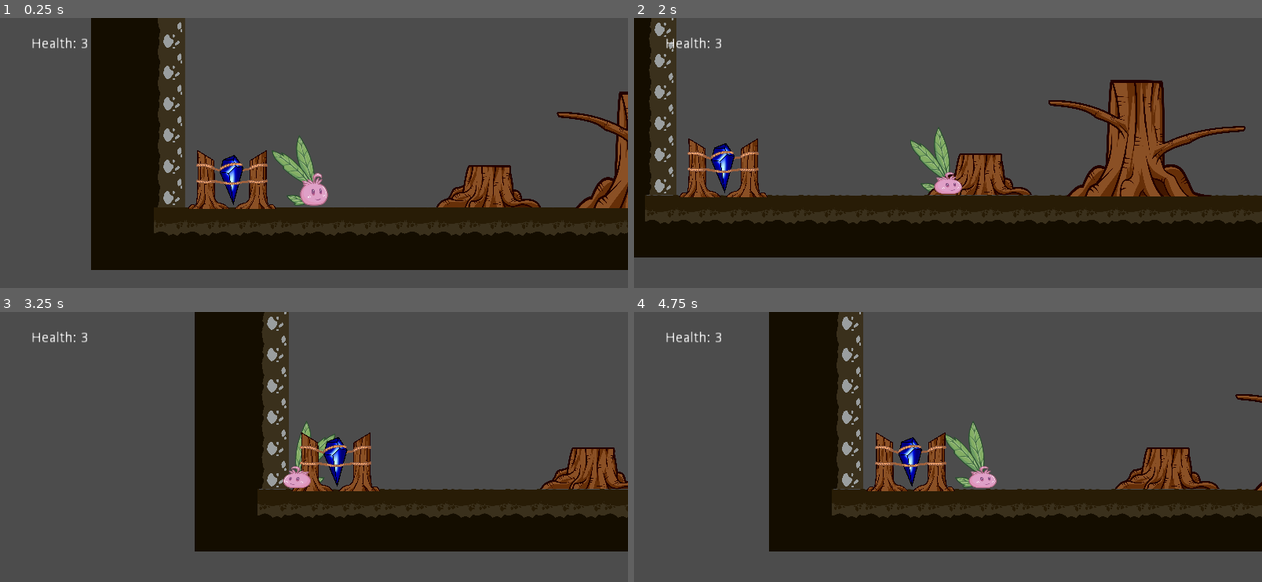
Above: before the commit, frames 1-4 (two rows, left to right).
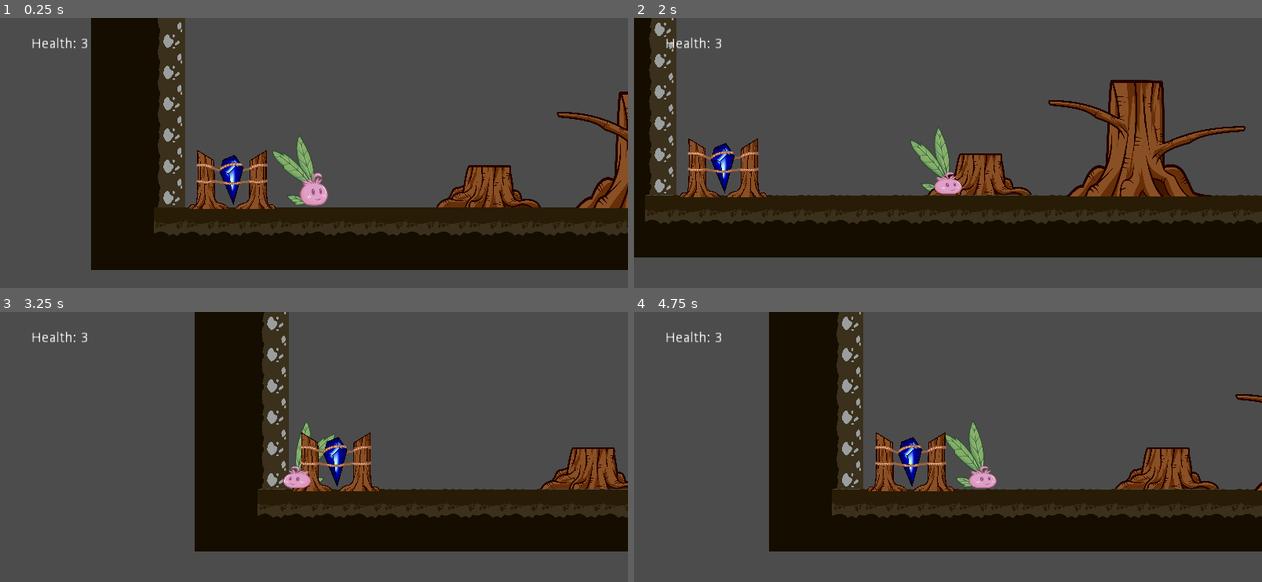
Above: after the commit, the same moments.

Repository: DamianKoch1/OnionsAdventure
Game: Godot game, scene res://Levels/Level 1.tscn
Two runs of this game, one before a commit and one after it. Both use one fixed random seed, a clock stepped at 60 frames per second and the inputs below. This scene is started directly instead of the project's main scene. The engine's default icon, where the game draws it, is replaced by a stand-in: a white triangle on a blue panel in a dark square.
Inputs:
- Up to frame 1 (0.25 s): no input
- Up to frame 2 (2 s): hold Right (ui_right) from 0.53 s (still down); tap Space (jump) at 0.6, 0.77, 1.07, 1.52, 1.55, 1.82 s; tap E (push) at 1.35 s
- Up to frame 3 (3.25 s): release Right (ui_right) at 2.03 s; hold Left (ui_left) from 2.03 s (still down); tap Space (jump) at 2.1, 3.02, 3.05 s; tap E (push) at 2.85 s
- Up to frame 4 (4.75 s): tap Space (jump) at 3.32, 3.6, 3.77, 4.07, 4.52, 4.55 s; release Left (ui_left) at 4.28 s; hold Right (ui_right) from 4.28 s (still down); tap E (push) at 4.35 s

The runs differ from the first frame. In frame 1, 0.1% of the frame differs, in the area x 43-100%, y 43-70%; in frame 2, 0.1%; in frame 3, less than 0.1%; in frame 4, 0.1%.

Commit message:
rope/player rotation adjustments

Diff:
--- a/Objects/Rope/Rope.gd
+++ b/Objects/Rope/Rope.gd
@@ -3,6 +3,7 @@
 export var swingDegrees = 30
 export var swingSpeed = 0.03
 onready var swingAmount = 0
+var player
 
 func _physics_process(delta):
 	swingAmount += swingSpeed
@@ -12,11 +13,11 @@
 
 func _on_Area2D_body_entered(body):
 	if body.name == "Onion":
-		body.state = body.climb
+		player = body
+		body.setState(body.climb)
 		body.rope = self
-
 
 func _on_Area2D_body_exited(body):
 	if body.name == "Onion":
-		body.state = body.jump
-		body.bounce(min(abs(rotation_degrees)*20, 700))
+		player.setState(player.jump)
+		player.bounce(min(abs(rotation_degrees)*20, 600))
--- a/Objects/Rope/Rope.tscn
+++ b/Objects/Rope/Rope.tscn
@@ -35,8 +35,8 @@
 
 [node name="CollisionShape2D" type="CollisionShape2D" parent="Area2D" index="0"]
 
-position = Vector2( 0, 14.8638 )
-scale = Vector2( 1, 2.34235 )
+position = Vector2( 0, 15 )
+scale = Vector2( 1, 2.31368 )
 shape = SubResource( 1 )
 
 [connection signal="body_entered" from="Area2D" to="." method="_on_Area2D_body_entered"]
--- a/Player/Player.gd
+++ b/Player/Player.gd
@@ -16,6 +16,7 @@
 export var climbSpeed = 200
 
 var rope
+var ropeAttachCD = 0
 
 export var health = 3 setget setHealth, getHealth
 
@@ -45,14 +46,14 @@
 		run:
 			newAnim = "Onion_Walk"
 		jump:
-			rotation_degrees = 0
-			global_scale.x = 0.5
-			global_scale.y = 0.5
+			#rotation_degrees = 0
+			#global_scale.x = 0.5
+			#global_scale.y = 0.5
 			newAnim = "Onion_JumpUp"
 		fall:
-			rotation_degrees = 0
-			global_scale.x = 0.5
-			global_scale.y = 0.5
+			#rotation_degrees = 0
+			#global_scale.x = 0.5
+			#global_scale.y = 0.5
 			newAnim = "Onion_JumpDown"
 		climb:
 			#cimb anim?
@@ -74,6 +75,7 @@
 		if state != climb:
 			rayUpdate()
 			motion.y += gravity
+			rotation_degrees = lerp(rotation_degrees, 0, delta*3)
 		elif state == climb:
 			if rope != null:
 				var transf = get_global_transform()
@@ -137,4 +139,3 @@
 		get_parent().remove_child(self)
 		obj.add_child(self)
 		set_global_transform(transf)
-		rotation_degrees = 0
